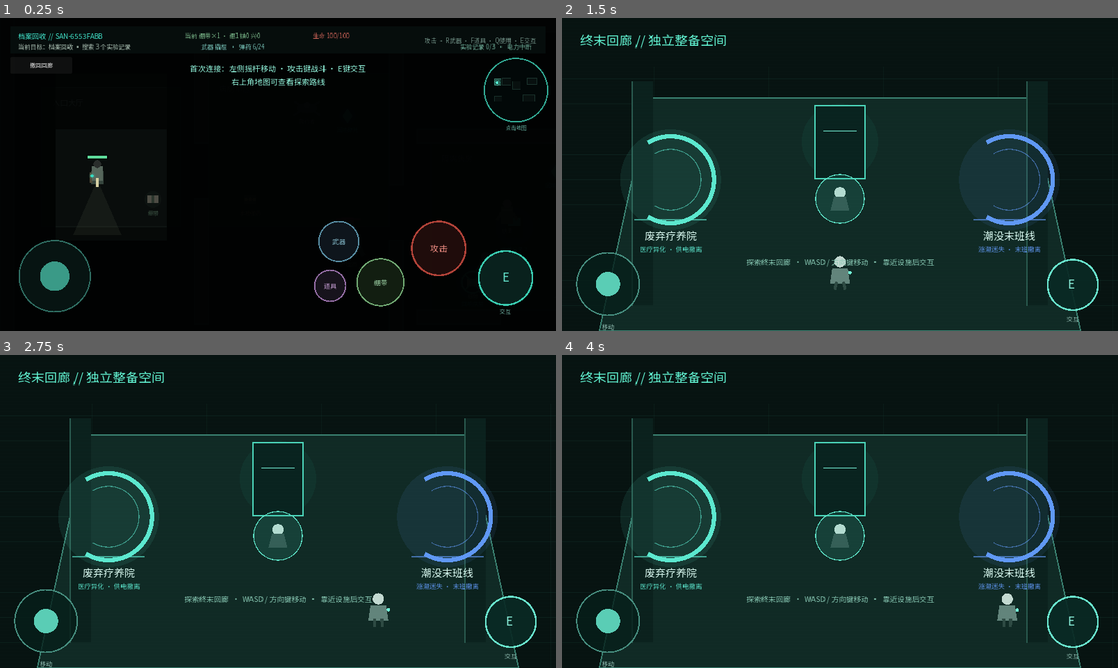
Above: before the commit, frames 1-4 (two rows, left to right).
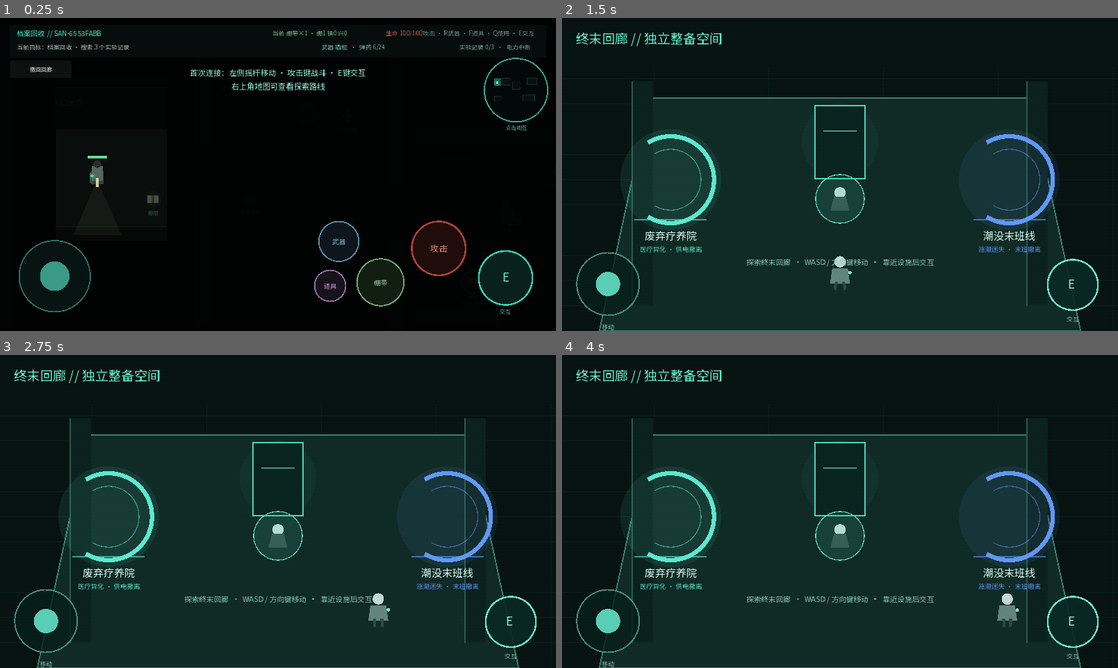
Above: after the commit, the same moments.

Repository: ancientboy/Dreadbound
Game: Godot game, scene res://scenes/startup.tscn
The game is run twice, just before and just after one commit, with the same random seed, the same clock (stepped at 60 frames per second) and the same inputs.
Inputs (mouse positions are in pixels of both pictures, inside the frame that each line leads up to):
- Up to frame 1 (0.25 s): no input
- Up to frame 2 (1.5 s): click "撤回回廊" at 0.5 s; click "再次点击确认撤回" at 1.25 s
- Up to frame 3 (2.75 s): tap Enter at 2 s; move the mouse to (400, 495) at 2.02 s; hold D (move_right) from 2.03 s (still down); tap Space (attack) at 2.1 s; click (400, 495) at 2.17 s
- Up to frame 4 (4 s): release D (move_right) at 2.75 s; drag from (728, 527) to (812, 574) at 2.77 s; tap Space (attack) at 3.5 s; move the mouse to (895, 442) at 3.52 s; hold D (move_right) from 3.53 s (still down); tap F (switch_item) at 3.6 s

The runs differ from the first frame. In frame 1, 2.5% of the frame differs, in the area x 3-97%, y 3-24%; in frame 2, 0.7%; in frame 3, 0.7%; in frame 4, 0.7%.

Commit message:
Fix responsive layouts across disaster worlds

Diff:
--- a/scenes/corridor.tscn
+++ b/scenes/corridor.tscn
@@ -218,28 +218,28 @@
 theme_override_constants/separation = 18
 
 [node name="Reset" type="Button" parent="Margin/Layout/Actions"]
+custom_minimum_size = Vector2(140, 58)
+layout_mode = 2
+text = "清除存档"
+
+[node name="Warehouse" type="Button" parent="Margin/Layout/Actions"]
 custom_minimum_size = Vector2(180, 58)
 layout_mode = 2
-text = "清除存档"
-
-[node name="Warehouse" type="Button" parent="Margin/Layout/Actions"]
-custom_minimum_size = Vector2(220, 58)
-layout_mode = 2
 text = "装备回收仓库"
 
 [node name="SelectMetro" type="Button" parent="Margin/Layout/Actions"]
-custom_minimum_size = Vector2(220, 58)
+custom_minimum_size = Vector2(190, 58)
 layout_mode = 2
 text = "切换至潮没末班线"
 
 [node name="Deploy" type="Button" parent="Margin/Layout/Actions"]
-custom_minimum_size = Vector2(360, 58)
+custom_minimum_size = Vector2(260, 58)
 layout_mode = 2
 theme_override_font_sizes/font_size = 20
 text = "进入废弃疗养院"
 
 [node name="CloseTerminal" type="Button" parent="Margin/Layout/Actions"]
-custom_minimum_size = Vector2(180, 58)
+custom_minimum_size = Vector2(140, 58)
 layout_mode = 2
 text = "关闭终端"
 
--- a/scripts/corridor.gd
+++ b/scripts/corridor.gd
@@ -45,6 +45,7 @@
 
 
 func _ready() -> void:
+	get_viewport().size_changed.connect(_apply_responsive_ui)
 	GameState.progress_changed.connect(_refresh)
 	for upgrade_id in UPGRADE_INFO:
 		var button := get_node("Margin/Layout/Columns/Upgrades/%s" % upgrade_id.capitalize()) as Button
@@ -73,6 +74,43 @@
 		feedback.text = "终末回廊已解锁：在此查看属性、强化身体、选择整备并再次投送。"
 	$HubHint.text = "两扇传说门已开启：左侧疗养院，右侧潮没末班线。靠近后按 E / 点击进入。"
 	$HubActions.visible = false
+	_apply_responsive_ui()
+	queue_redraw()
+
+
+func _apply_responsive_ui(override_size := Vector2.ZERO) -> void:
+	var viewport_size: Vector2 = override_size if override_size != Vector2.ZERO else get_viewport_rect().size
+	var margin := $Margin as MarginContainer
+	var inset := clampf(viewport_size.x * 0.025, 20.0, 42.0)
+	margin.offset_left = inset
+	margin.offset_right = -inset
+	margin.offset_top = 20.0
+	margin.offset_bottom = -20.0
+	# The terminal must never become wider than its canvas.  The previous action
+	# row alone requested 1232 px and caused every column to be centred offscreen.
+	var compact := viewport_size.x < 1180.0
+	$Margin/Layout.add_theme_constant_override("separation", 10 if compact else 18)
+	$Margin/Layout/Columns.add_theme_constant_override("separation", 10 if compact else 18)
+	$Margin/Layout/Actions.add_theme_constant_override("separation", 6 if compact else 18)
+	var compact_column_widths := [180.0, 180.0, 210.0, 210.0]
+	var columns := $Margin/Layout/Columns
+	for index in range(columns.get_child_count()):
+		var column := columns.get_child(index) as Control
+		if column:
+			var column_width: float = compact_column_widths[index] if compact else [220.0, 220.0, 280.0, 260.0][index]
+			column.custom_minimum_size = Vector2(column_width, column.custom_minimum_size.y)
+	var compact_action_widths := [110.0, 150.0, 160.0, 190.0, 110.0]
+	var normal_action_widths := [140.0, 180.0, 190.0, 260.0, 140.0]
+	var actions := $Margin/Layout/Actions
+	for index in range(actions.get_child_count()):
+		var action := actions.get_child(index) as Button
+		var action_width: float = compact_action_widths[index] if compact else normal_action_widths[index]
+		action.custom_minimum_size = Vector2(action_width, action.custom_minimum_size.y)
+		action.add_theme_font_size_override("font_size", 14 if compact else (20 if action.name == "Deploy" else 16))
+	$Margin/Layout/Header/Title.add_theme_font_size_override("font_size", 24 if compact else 30)
+	$Margin/Layout/Header/Currency.add_theme_font_size_override("font_size", 15 if compact else 18)
+	$HubTitle.position = Vector2(inset, 24)
+	$HubTitle.size = Vector2(viewport_size.x - inset * 2.0, 48)
 	queue_redraw()
 
 
--- a/scripts/main.gd
+++ b/scripts/main.gd
@@ -71,6 +71,7 @@
 
 
 func _ready() -> void:
+	get_viewport().size_changed.connect(_apply_responsive_ui)
 	var run_seed: int = GameState.active_run_seed
 	if run_seed == 0:
 		run_seed = GameState.begin_run(1337 if OS.has_feature("editor") else 0)
@@ -108,6 +109,7 @@
 	_update_mission_ui()
 	_create_feedback_layer()
 	_create_reward_panel()
+	_apply_responsive_ui()
 	_loot_rng.randomize()
 	if not GameState.corridor_unlocked:
 		_show_notification("首次连接：左侧摇杆移动 · 攻击键战斗 · E键交互\n右上角地图可查看探索路线", 7.0)
@@ -115,6 +117,54 @@
 	if run_config.world_id == "metro":
 		_show_notification("潮没末班线：潮位正在上升。收集信标、恢复信号并赶上撤离窗口。", 6.0)
 	queue_redraw()
+
+
+func _apply_responsive_ui(override_size := Vector2.ZERO) -> void:
+	# All disaster worlds share this layout contract.  Keep HUD content inside the
+	# actual browser canvas instead of assuming the 1280x720 design viewport.
+	var viewport_size: Vector2 = override_size if override_size != Vector2.ZERO else get_viewport_rect().size
+	var safe_margin := clampf(viewport_size.x * 0.018, 14.0, 28.0)
+	var top_bar := $Interface/TopBar as ColorRect
+	top_bar.position = Vector2(safe_margin, 16.0)
+	top_bar.size = Vector2(maxf(760.0, viewport_size.x - safe_margin * 2.0), 76.0)
+	var width := top_bar.size.x
+	var title := $Interface/TopBar/Title as Label
+	var controls := $Interface/TopBar/Controls as Label
+	title.position = Vector2(16, 7)
+	title.size = Vector2(width * 0.46, 24)
+	title.text_overrun_behavior = TextServer.OVERRUN_TRIM_ELLIPSIS
+	$Interface/TopBar/Inventory.position = Vector2(width * 0.46, 7)
+	$Interface/TopBar/Inventory.size = Vector2(width * 0.17, 24)
+	$Interface/TopBar/Health.position = Vector2(width * 0.63, 7)
+	$Interface/TopBar/Health.size = Vector2(width * 0.14, 24)
+	controls.position = Vector2(width * 0.77, 7)
+	controls.size = Vector2(width * 0.21 - 12, 24)
+	controls.visible = width >= 1050.0
+	$Interface/TopBar/Objective.position = Vector2(16, 39)
+	$Interface/TopBar/Objective.size = Vector2(width * 0.48, 24)
+	$Interface/TopBar/Objective.text_overrun_behavior = TextServer.OVERRUN_TRIM_ELLIPSIS
+	$Interface/TopBar/Weapon.position = Vector2(width * 0.48, 39)
+	$Interface/TopBar/Weapon.size = Vector2(width * 0.22, 24)
+	$Interface/TopBar/Progress.position = Vector2(width * 0.70, 39)
+	$Interface/TopBar/Progress.size = Vector2(width * 0.28 - 12, 24)
+	$Interface/TopBar/Progress.text_overrun_behavior = TextServer.OVERRUN_TRIM_ELLIPSIS
+	abandon_button.position = Vector2(0, 82)
+	abandon_button.size = Vector2(142, 40)
+	_layout_centered_panel(complete_panel, viewport_size, Vector2(600, 276), Vector2(32, 150))
+	_layout_centered_panel(event_panel, viewport_size, Vector2(680, 380), Vector2(32, 150))
+	if notification:
+		notification.position = Vector2((viewport_size.x - minf(720.0, viewport_size.x - 64.0)) * 0.5, 104)
+		notification.size = Vector2(minf(720.0, viewport_size.x - 64.0), 76)
+	if reward_panel:
+		_layout_centered_panel(reward_panel, viewport_size, Vector2(940, 410), Vector2(32, 140))
+
+
+func _layout_centered_panel(panel: Control, viewport_size: Vector2, preferred: Vector2, padding: Vector2) -> void:
+	if panel == null:
+		return
+	var panel_size := Vector2(minf(preferred.x, viewport_size.x - padding.x * 2.0), minf(preferred.y, viewport_size.y - padding.y))
+	panel.size = panel_size
+	panel.position = Vector2((viewport_size.x - panel_size.x) * 0.5, maxf(108.0, (viewport_size.y - panel_size.y) * 0.5))
 
 
 func _on_map_expanded_changed(expanded: bool) -> void:
@@ -736,6 +786,7 @@
 	notification = Label.new()
 	notification.position = Vector2(365, 96)
 	notification.size = Vector2(550, 72)
+	notification.autowrap_mode = TextServer.AUTOWRAP_WORD_SMART
 	notification.horizontal_alignment = HORIZONTAL_ALIGNMENT_CENTER
 	notification.vertical_alignment = VERTICAL_ALIGNMENT_CENTER
 	notification.add_theme_font_override("font", UI_FONT)
@@ -784,6 +835,7 @@
 	note.add_theme_font_size_override("font_size", 15)
 	note.add_theme_color_override("font_color", Color("78958d"))
 	reward_panel.add_child(note)
+	_apply_responsive_ui()
 
 
 func _show_notification(message: String, duration := 3.5) -> void:
--- /dev/null
+++ b/tests/test_responsive_ui.gd
@@ -0,0 +1,35 @@
+extends SceneTree
+
+
+func _init() -> void:
+	call_deferred("_run_test")
+
+
+func _run_test() -> void:
+	var main = load("res://scenes/metro.tscn").instantiate()
+	root.add_child(main)
+	await process_frame
+	for viewport_width in [1280, 1024, 960]:
+		main._apply_responsive_ui(Vector2(viewport_width, 720))
+		var top_bar: Control = main.get_node("Interface/TopBar")
+		assert(top_bar.position.x >= 14.0)
+		assert(top_bar.position.x + top_bar.size.x <= viewport_width + 0.1)
+		for panel_path in ["Interface/CompletePanel", "Interface/EventPanel"]:
+			var panel: Control = main.get_node(panel_path)
+			assert(panel.position.x >= 31.0)
+			assert(panel.position.x + panel.size.x <= viewport_width - 31.0)
+	main.queue_free()
+	var corridor = load("res://scenes/corridor.tscn").instantiate()
+	root.add_child(corridor)
+	await process_frame
+	for viewport_width in [1280, 1024, 960]:
+		corridor._apply_responsive_ui(Vector2(viewport_width, 720))
+		var actions: HBoxContainer = corridor.get_node("Margin/Layout/Actions")
+		var required_width := 0.0
+		for action in actions.get_children():
+			required_width += action.custom_minimum_size.x
+		required_width += actions.get_theme_constant("separation") * (actions.get_child_count() - 1)
+		assert(required_width <= viewport_width - 40.0)
+	corridor.queue_free()
+	print("Responsive UI tests passed")
+	quit()
Not shown, added: tests/test_responsive_ui.gd.uid
Not shown, changed: README.md
Not shown, added: docs/ui-development-standard.md
